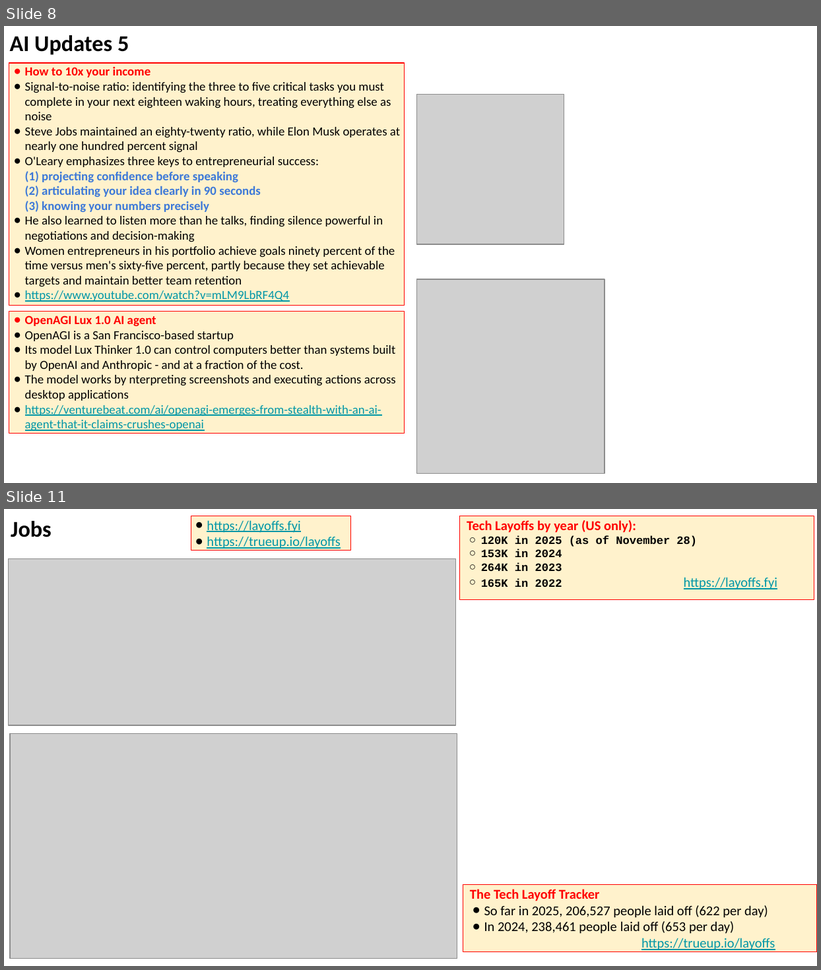
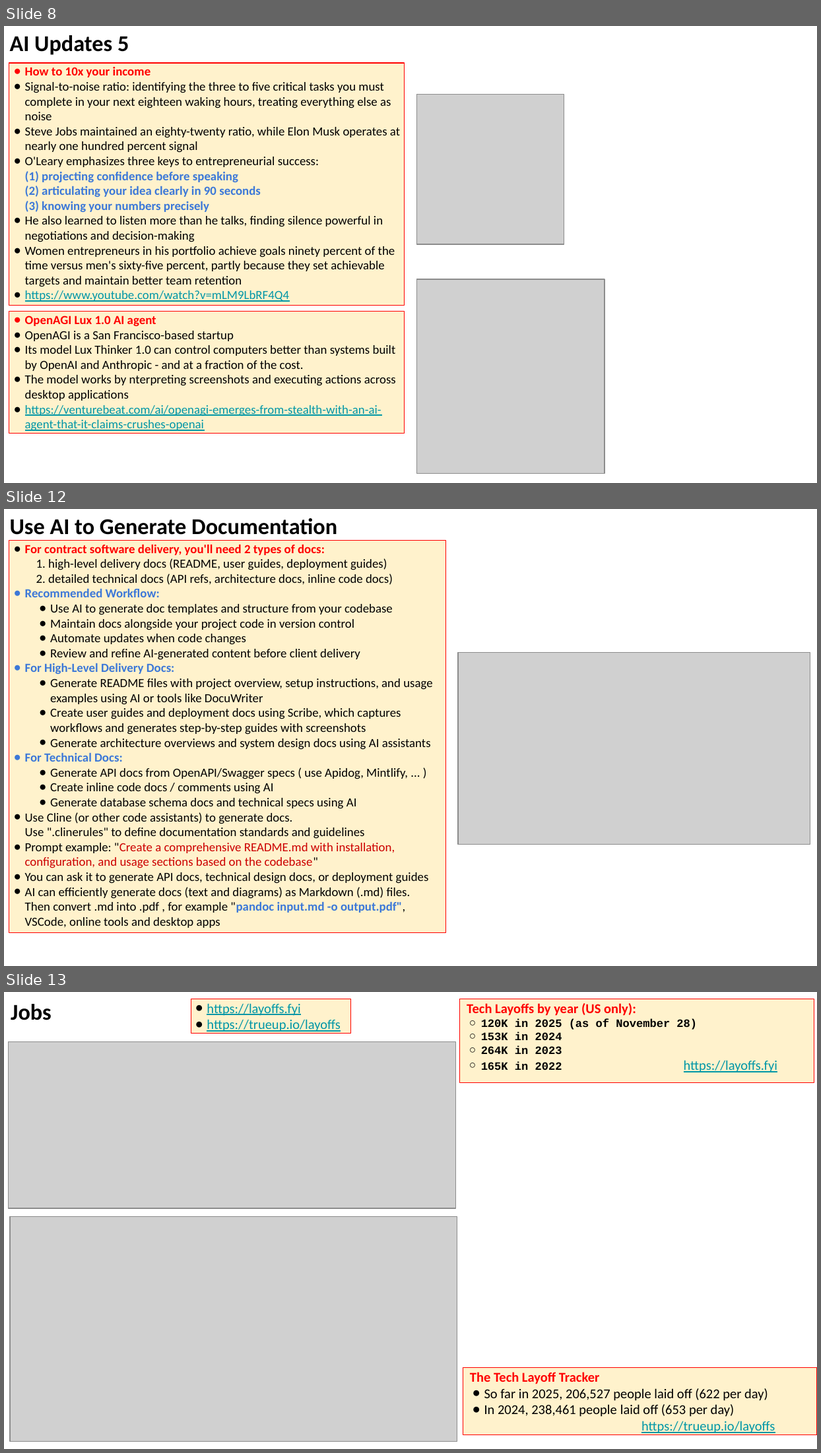
Before and after one commit to lselector/seminar, a slide deck: 2025/2025-12-05-AI-Updates.pptx. Shown one above the other, each under a label of ours: slides 8 and 11 before the commit, slides 8, 12 and 13 after it; the slides between them are not shown. The pictures are 821x970 and 821x1453 pixels, drawn with LibreOffice and Linux fonts; fonts in the diff are those of the drawing; grey boxes stand for pictures. Boxes give left, top, right and bottom in pixels: in the first picture for what was removed or moved away, otherwise in the second. Text is boxed around its words. In the diff, an @@ line names an element or a change of style, - is before the commit and + after.

```diff
--- a/2025/2025-12-05-AI-Updates.pptx
+++ b/2025/2025-12-05-AI-Updates.pptx
@@ slide 12 added at bbox=[4, 509, 817, 966], background #FFFFFF @@
@@ text added at bbox=[10, 518, 337, 535], 20 pt, text #000000, bold @@
+Use AI to Generate Documentation
@@ rectangle added at bbox=[9, 540, 446, 933], fill #FFF2CC, outline #FF0000 0.75 pt, 11 pt, text #000000 @@
+● For contract software delivery, you'll need 2 types of docs:
+  1. high-level delivery docs (README, user guides, deployment guides)
+  2. detailed technical docs (API refs, architecture docs, inline code docs)
+● Recommended Workflow:
+● Use AI to generate doc templates and structure from your codebase
+● Maintain docs alongside your project code in version control
+● Automate updates when code changes
+● Review and refine AI-generated content before client delivery
+● For High-Level Delivery Docs:
+● Generate README files with project overview, setup instructions, and usage examples using AI or tools like DocuWriter
+● Create user guides and deployment docs using Scribe, which captures workflows and generates step-by-step guides with screenshots
+● Generate architecture overviews and system design docs using AI assistants
+● For Technical Docs:
+● Generate API docs from OpenAPI/Swagger specs ( use Apidog, Mintlify, ... )
+● Create inline code docs / comments using AI
+● Generate database schema docs and technical specs using AI
+● Use Cline (or other code assistants) to generate docs.
+  Use ".clinerules" to define documentation standards and guidelines
+● Prompt example: "Create a comprehensive README.md with installation, configuration, and usage sections based on the codebase"
+● You can ask it to generate API docs, technical design docs, or deployment guides
+● AI can efficiently generate docs (text and diagrams) as Markdown (.md) files.
+  Then convert .md into .pdf , for example "pandoc input.md -o output.pdf", VSCode, online tools and desktop apps
@@ picture added at bbox=[457, 652, 810, 844] @@
@@ what was slide 11 is now slide 13 @@
```
Also in this commit, not shown: 7 slides changed, 1 other slide added.
